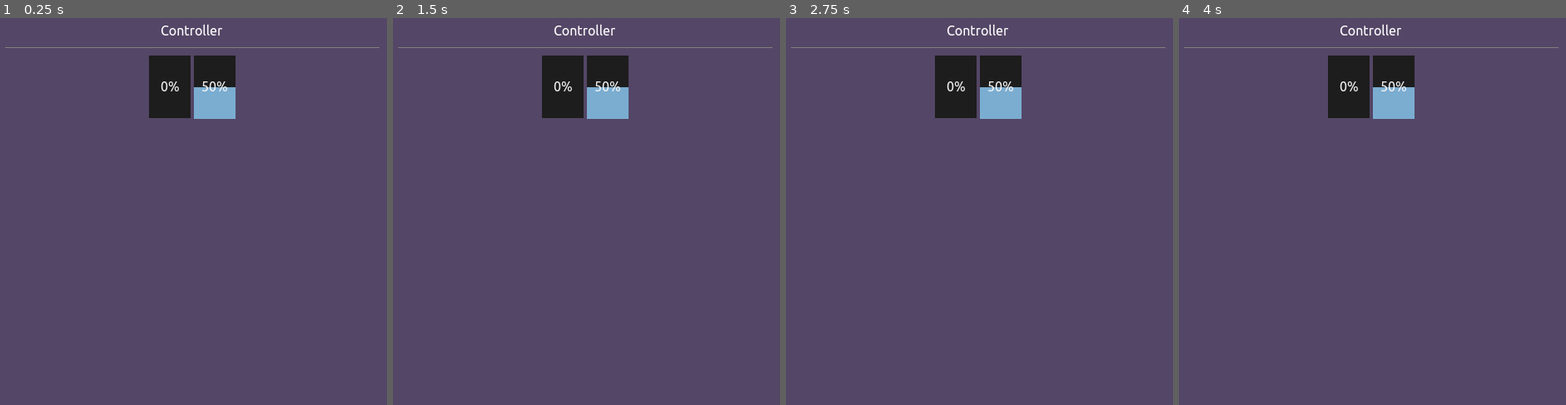
Above: before the commit, frames 1-4 (left to right).
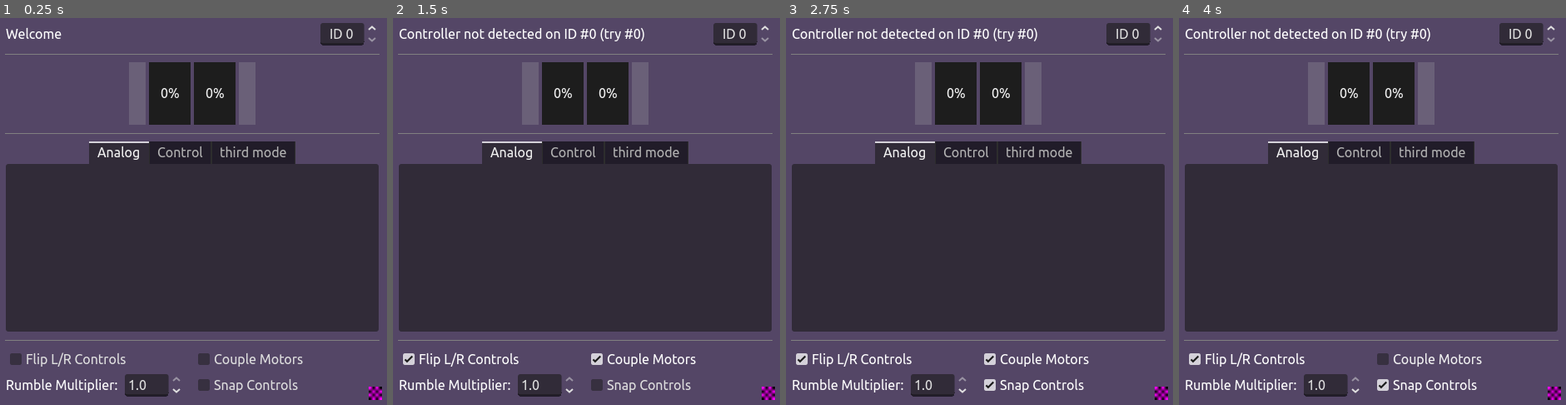
Above: after the commit, the same moments.

Repository: leosefcik/controller-rumble-tool
Game: Godot game, scene res://main.tscn
Same seed, same stepped clock (60 frames per second), same inputs: the game is played once before the commit and once after it.
Inputs (mouse positions are in pixels of both pictures, inside the frame that each line leads up to):
- Up to frame 1 (0.25 s): no input
- Up to frame 2 (1.5 s): click (489, 358) at 0.5 s, where only the run after the commit has a clickable "Flip L/R Controls"; click (679, 358) at 1.25 s, where only the run after the commit has a clickable "Couple Motors"
- Up to frame 3 (2.75 s): click (1072, 385) at 2 s, where only the run after the commit has a clickable "Snap Controls"
- Up to frame 4 (4 s): click (1554, 393) at 2.77 s; click (1465, 358) at 3.5 s, where only the run after the commit has a clickable "Couple Motors"

The runs differ from the first frame. In frame 1, 52% of the frame differs, in the area x 1-99%, y 1-99%; in frame 2, 52%; in frame 3, 52%; in frame 4, 52%.

Commit message:
v0.1
Setup a basic program with analog controlling of rumble. Triggers/Joystick UP/DOWN to rumble each motor, SELECT to flip controls and START to couple motors.

Diff:
--- a/main.gd
+++ b/main.gd
@@ -1,19 +1,106 @@
 extends Control
 
-var controller_id := -1
+var controller_id := 0
+var controller_name := "Empty"
+
+var rumble_multiplier := 1.0
+var flipped := false
+var coupled := false
+var snapped := false
+
+enum Modes {ANALOG, CONTROL}
+var mode := Modes.ANALOG
+
+var weak_desired := 0.0
+var strong_desired := 0.0
 
 
 func _ready() -> void:
 	pass
 
+func _process(delta: float) -> void:
+	if mode == Modes.ANALOG:
 
-func _process(delta: float) -> void:
-	pass
+		# We take the max of either the triggers/joyUP or joyDOWN for control variety
+		var left_magnitude := maxf(
+			Input.get_action_strength("increase_rumble_left"),
+			Input.get_action_strength("decrease_rumble_left")
+			)
+		var right_magnitude := maxf(
+			Input.get_action_strength("increase_rumble_right"),
+			Input.get_action_strength("decrease_rumble_right")
+			)
+
+		# Mapping the controls
+		if coupled:
+			var combined_desired := maxf(left_magnitude, right_magnitude)
+			weak_desired = combined_desired
+			strong_desired = combined_desired
+		elif not flipped:
+			weak_desired = left_magnitude
+			strong_desired = right_magnitude
+		else:
+			weak_desired = right_magnitude
+			strong_desired = left_magnitude
+
+		if snapped:
+			strong_desired = snappedf(strong_desired, 0.1)
+			weak_desired = snappedf(weak_desired, 0.1)
+
+		_rumble_analog()
+
+		%WeakDesired.value = weak_desired
+		%StrongDesired.value = strong_desired
 
 
 func _input(event: InputEvent) -> void:
-	print(Input.get_joy_info(0))
+	if event.is_action_pressed("special_right"):
+		%CoupleMotors.button_pressed = !%CoupleMotors.button_pressed
+	elif event.is_action_pressed("special_left"):
+		%FlipControls.button_pressed = !%FlipControls.button_pressed
 
 
-func change_rumble(left_increment: float, right_increment: float) -> void:
-	pass
+func _rumble_analog() -> void:
+	Input.start_joy_vibration(
+		controller_id,
+		weak_desired * rumble_multiplier,
+		strong_desired * rumble_multiplier,
+		0.0)
+
+	%StrongPower.value = strong_desired
+	%WeakPower.value = weak_desired
+
+
+### CONTROLLER
+
+func _on_controller_check_timer_timeout() -> void:
+	var current_controller_name := Input.get_joy_name(controller_id)
+	if current_controller_name != controller_name:
+		controller_name = current_controller_name
+
+		if not controller_name:
+			%NameLabel.text = "Controller not detected on ID #" + str(controller_id) + " (try #0)"
+		else:
+			%NameLabel.text = controller_name
+
+
+func _on_controller_id_box_value_changed(value: float) -> void:
+	controller_name = "this is changed so the label update in _on_controller_check_timer_timeout() triggers"
+	controller_id = int(value)
+
+
+
+
+### SETTINGS
+
+func _on_multiplier_box_value_changed(value: float) -> void:
+	rumble_multiplier = value
+
+func _on_flip_controls_toggled(toggled_on: bool) -> void:
+	flipped = toggled_on
+
+func _on_couple_motors_toggled(toggled_on: bool) -> void:
+	coupled = toggled_on
+
+func _on_snap_controls_toggled(toggled_on: bool) -> void:
+	snapped = toggled_on
--- a/main.tscn
+++ b/main.tscn
@@ -1,13 +1,21 @@
-[gd_scene load_steps=5 format=3 uid="uid://bd7djkeek6oem"]
+[gd_scene load_steps=8 format=3 uid="uid://bd7djkeek6oem"]
 
 [ext_resource type="Theme" uid="uid://dxoeymo5y7ebp" path="res://theme.tres" id="1_0xm2m"]
 [ext_resource type="Script" uid="uid://ci8gltknaa8n0" path="res://main.gd" id="1_ig7tw"]
 
+[sub_resource type="StyleBoxFlat" id="StyleBoxFlat_1bvp3"]
+bg_color = Color(0.66, 0.66, 0.66, 0.27058825)
+
+[sub_resource type="StyleBoxFlat" id="StyleBoxFlat_lquwl"]
+bg_color = Color(0.6748146, 0.67481464, 0.6748144, 1)
+
 [sub_resource type="StyleBoxFlat" id="StyleBoxFlat_0xm2m"]
 bg_color = Color(0.8233589, 0.48257828, 0.56837255, 1)
 
 [sub_resource type="StyleBoxFlat" id="StyleBoxFlat_h2yge"]
 bg_color = Color(0.48380002, 0.67991674, 0.82, 1)
+
+[sub_resource type="NoiseTexture2D" id="NoiseTexture2D_0xm2m"]
 
 [node name="Main" type="Control"]
 layout_mode = 3
@@ -16,6 +24,7 @@
 anchor_bottom = 1.0
 grow_horizontal = 2
 grow_vertical = 2
+focus_behavior_recursive = 1
 theme = ExtResource("1_0xm2m")
 script = ExtResource("1_ig7tw")
 
@@ -31,31 +40,171 @@
 grow_horizontal = 2
 grow_vertical = 2
 
-[node name="Label" type="Label" parent="VBoxContainer"]
-layout_mode = 2
-text = "Controller"
-horizontal_alignment = 1
+[node name="Title" type="HBoxContainer" parent="VBoxContainer"]
+layout_mode = 2
+alignment = 1
+
+[node name="NameLabel" type="Label" parent="VBoxContainer/Title"]
+unique_name_in_owner = true
+layout_mode = 2
+size_flags_horizontal = 3
+text = "Welcome"
+clip_text = true
+
+[node name="ControllerIdBox" type="SpinBox" parent="VBoxContainer/Title"]
+layout_mode = 2
+max_value = 99.0
+rounded = true
+alignment = 1
+prefix = "ID"
 
 [node name="HSeparator" type="HSeparator" parent="VBoxContainer"]
 layout_mode = 2
 
-[node name="HBoxContainer" type="HBoxContainer" parent="VBoxContainer"]
+[node name="Gauges" type="HBoxContainer" parent="VBoxContainer"]
 layout_mode = 2
 alignment = 1
 
-[node name="Strong Power" type="ProgressBar" parent="VBoxContainer/HBoxContainer"]
+[node name="StrongDesired" type="ProgressBar" parent="VBoxContainer/Gauges"]
+unique_name_in_owner = true
+custom_minimum_size = Vector2(20, 75)
+layout_mode = 2
+theme_override_styles/background = SubResource("StyleBoxFlat_1bvp3")
+theme_override_styles/fill = SubResource("StyleBoxFlat_lquwl")
+max_value = 1.0
+value = 0.5
+fill_mode = 3
+show_percentage = false
+
+[node name="StrongPower" type="ProgressBar" parent="VBoxContainer/Gauges"]
 unique_name_in_owner = true
 custom_minimum_size = Vector2(50, 75)
 layout_mode = 2
+tooltip_text = "Strong motor, current intensity"
 theme_override_styles/fill = SubResource("StyleBoxFlat_0xm2m")
 max_value = 1.0
-fill_mode = 3
-
-[node name="Weak Power" type="ProgressBar" parent="VBoxContainer/HBoxContainer"]
+value = 0.5
+fill_mode = 3
+
+[node name="WeakPower" type="ProgressBar" parent="VBoxContainer/Gauges"]
 unique_name_in_owner = true
 custom_minimum_size = Vector2(50, 75)
 layout_mode = 2
+tooltip_text = "Weak motor, current intensity"
 theme_override_styles/fill = SubResource("StyleBoxFlat_h2yge")
 max_value = 1.0
 value = 0.5
 fill_mode = 3
+
+[node name="WeakDesired" type="ProgressBar" parent="VBoxContainer/Gauges"]
+unique_name_in_owner = true
+custom_minimum_size = Vector2(20, 75)
+layout_mode = 2
+theme_override_styles/background = SubResource("StyleBoxFlat_1bvp3")
+theme_override_styles/fill = SubResource("StyleBoxFlat_lquwl")
+max_value = 1.0
+value = 0.5
+fill_mode = 3
+show_percentage = false
+
+[node name="HSeparator2" type="HSeparator" parent="VBoxContainer"]
+layout_mode = 2
+
+[node name="TabContainer" type="TabContainer" parent="VBoxContainer"]
+layout_mode = 2
+size_flags_vertical = 3
+tab_alignment = 1
+current_tab = 0
+
+[node name="Analog" type="TabBar" parent="VBoxContainer/TabContainer"]
+layout_mode = 2
+metadata/_tab_index = 0
+
+[node name="Control" type="TabBar" parent="VBoxContainer/TabContainer"]
+visible = false
+layout_mode = 2
+metadata/_tab_index = 1
+
+[node name="third mode" type="TabBar" parent="VBoxContainer/TabContainer"]
+visible = false
+layout_mode = 2
+metadata/_tab_index = 2
+
+[node name="HSeparator3" type="HSeparator" parent="VBoxContainer"]
+layout_mode = 2
+
+[node name="Settings" type="VBoxContainer" parent="VBoxContainer"]
+layout_mode = 2
+
+[node name="HBoxContainer" type="HBoxContainer" parent="VBoxContainer/Settings"]
+layout_mode = 2
+
+[node name="FlipControls" type="CheckBox" parent="VBoxContainer/Settings/HBoxContainer"]
+unique_name_in_owner = true
+layout_mode = 2
+size_flags_horizontal = 3
+tooltip_text = "Flips the triggers/joysticks that control each motor"
+text = "Flip L/R Controls"
+
+[node name="CoupleMotors" type="CheckBox" parent="VBoxContainer/Settings/HBoxContainer"]
+unique_name_in_owner = true
+layout_mode = 2
+size_flags_horizontal = 3
+tooltip_text = "Control both motors with any trigger (instead of separately)"
+text = "Couple Motors"
+
+[node name="HBoxContainer2" type="HBoxContainer" parent="VBoxContainer/Settings"]
+layout_mode = 2
+
+[node name="MultiplierNode" type="HBoxContainer" parent="VBoxContainer/Settings/HBoxContainer2"]
+layout_mode = 2
+size_flags_horizontal = 3
+tooltip_text = "Set a multiplier for the final rumble intensity,
+effectively capping the max. Some controllers
+on Linux have a problem with cutting-off rumble
+above a specific threshold, use this to mitigate
+this issue (usually around the 0.75 - 0.8 range)"
+
+[node name="Label" type="Label" parent="VBoxContainer/Settings/HBoxContainer2/MultiplierNode"]
+layout_mode = 2
+text = "Rumble Multiplier: "
+
+[node name="MultiplierBox" type="SpinBox" parent="VBoxContainer/Settings/HBoxContainer2/MultiplierNode"]
+layout_mode = 2
+max_value = 1.0
+step = 0.001
+value = 1.0
+
+[node name="SnapControls" type="CheckBox" parent="VBoxContainer/Settings/HBoxContainer2"]
+layout_mode = 2
+size_flags_horizontal = 3
+tooltip_text = "Snap the controls to increments of 10%"
+text = "Snap Controls"
+
+[node name="ControllerCheckTimer" type="Timer" parent="."]
+wait_time = 0.5
+autostart = true
+
+[node name="Button" type="Button" parent="."]
+layout_mode = 1
+anchors_preset = 3
+anchor_left = 1.0
+anchor_top = 1.0
+anchor_right = 1.0
+anchor_bottom = 1.0
+offset_left = -32.0
+offset_top = -32.0
+offset_right = -8.0
+offset_bottom = -8.0
+grow_horizontal = 0
+grow_vertical = 0
+icon = SubResource("NoiseTexture2D_0xm2m")
+flat = true
+expand_icon = true
+
+[connection signal="value_changed" from="VBoxContainer/Title/ControllerIdBox" to="." method="_on_controller_id_box_value_changed"]
+[connection signal="toggled" from="VBoxContainer/Settings/HBoxContainer/FlipControls" to="." method="_on_flip_controls_toggled"]
+[connection signal="toggled" from="VBoxContainer/Settings/HBoxContainer/CoupleMotors" to="." method="_on_couple_motors_toggled"]
+[connection signal="value_changed" from="VBoxContainer/Settings/HBoxContainer2/MultiplierNode/MultiplierBox" to="." method="_on_multiplier_box_value_changed"]
+[connection signal="toggled" from="VBoxContainer/Settings/HBoxContainer2/SnapControls" to="." method="_on_snap_controls_toggled"]
+[connection signal="timeout" from="ControllerCheckTimer" to="." method="_on_controller_check_timer_timeout"]
--- a/project.godot
+++ b/project.godot
@@ -37,12 +37,14 @@
 }
 increase_rumble_left={
 "deadzone": 0.2,
-"events": [Object(InputEventJoypadMotion,"resource_local_to_scene":false,"resource_name":"","device":-1,"axis":1,"axis_value":-1.0,"script":null)
+"events": [Object(InputEventJoypadMotion,"resource_local_to_scene":false,"resource_name":"","device":-1,"axis":4,"axis_value":1.0,"script":null)
+, Object(InputEventJoypadMotion,"resource_local_to_scene":false,"resource_name":"","device":-1,"axis":1,"axis_value":-1.0,"script":null)
 ]
 }
 increase_rumble_right={
 "deadzone": 0.2,
-"events": [Object(InputEventJoypadMotion,"resource_local_to_scene":false,"resource_name":"","device":-1,"axis":3,"axis_value":-1.0,"script":null)
+"events": [Object(InputEventJoypadMotion,"resource_local_to_scene":false,"resource_name":"","device":-1,"axis":5,"axis_value":1.0,"script":null)
+, Object(InputEventJoypadMotion,"resource_local_to_scene":false,"resource_name":"","device":-1,"axis":3,"axis_value":-1.0,"script":null)
 ]
 }
 decrease_rumble_left={
@@ -55,6 +57,16 @@
 "events": [Object(InputEventJoypadMotion,"resource_local_to_scene":false,"resource_name":"","device":-1,"axis":3,"axis_value":1.0,"script":null)
 ]
 }
+special_right={
+"deadzone": 0.2,
+"events": [Object(InputEventJoypadButton,"resource_local_to_scene":false,"resource_name":"","device":-1,"button_index":6,"pressure":0.0,"pressed":true,"script":null)
+]
+}
+special_left={
+"deadzone": 0.2,
+"events": [Object(InputEventJoypadButton,"resource_local_to_scene":false,"resource_name":"","device":-1,"button_index":4,"pressure":0.0,"pressed":true,"script":null)
+]
+}
 
 [rendering]
 
--- a/theme.tres
+++ b/theme.tres
@@ -9,4 +9,5 @@
 default_font = ExtResource("1_e1x85")
 default_font_size = 16
 HSeparator/constants/separation = 12
+LineEdit/constants/minimum_character_width = 3
 ProgressBar/styles/background = SubResource("StyleBoxFlat_wvktn")
